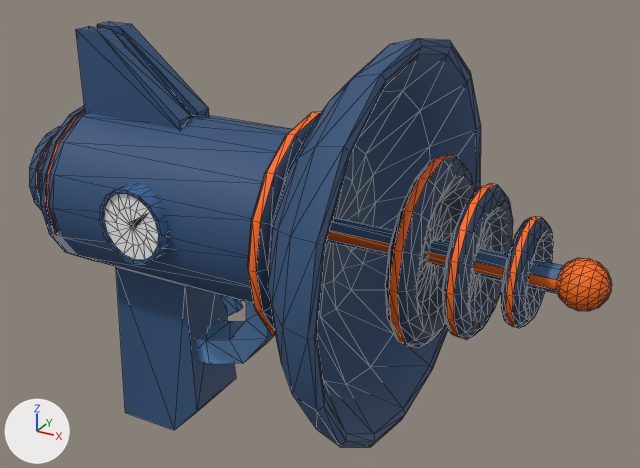
The glTF model sets/ray-gun/gltf-exports/rayGun.glb, before and after one commit.
Camera for both pictures: a 50 mm lens placed at (0.33, -0.515, 0.454), pointed at (0.039, 0.015, 0.189). Lighting does not change. The marker at lower left points along +X, +Y and +Z. Mesh edges are drawn as thin lines. Vertices at the same position are counted once.
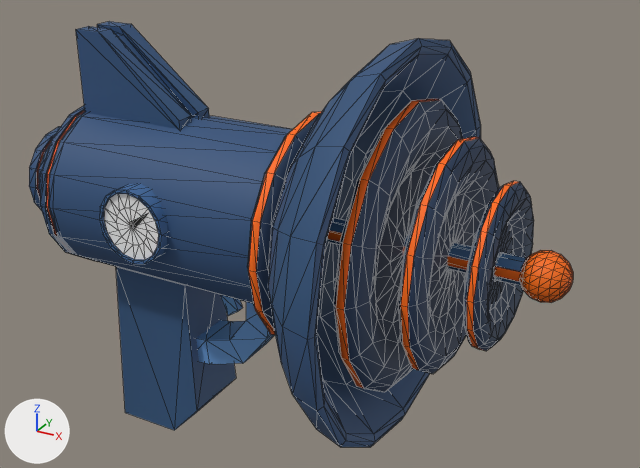
Location of each change, (x1, y1, x2, y2) in pixels of the pictures (640 x 468 px; the box of a moved part takes in the faces that stretch with it):
'Circle', reshaped (7% narrower): before (29, 21, 612, 447); after (29, 21, 573, 447)
part 1 of me_circle, moved or reshaped: before (385, 155, 475, 348); after (333, 99, 463, 392)
part 2 of me_circle, moved or reshaped: before (442, 184, 513, 339); after (398, 137, 499, 374)
part 3 of me_circle, moved or reshaped: before (501, 216, 553, 328); after (464, 181, 534, 351)
part 4 of me_circle, moved or reshaped: before (328, 218, 564, 294); after (328, 218, 527, 285)
part 5 of me_circle, moved or reshaped: before (557, 258, 612, 311); after (520, 250, 573, 303)

The change, as a list of edits to the scene's bpy script:
```text
Change me_circle:
    where me_circle.from_pydata(...)  # 1609 vertices, 3001 faces; spans x -0.203..0.248, y -0.142..0.142, z -0.137..0.206
    used by ob_circle; location = (0.0037, -0.0003, 0.1381)
    me_circle part 1: the loose piece of 208 vertices spanning x 0.122..0.142, y -0.066..0.066, z -0.002..0.13 is scaled about its middle by (1, 1.54, 1.54), then moved by (-0.018, 0.0, 0.0)
    me_circle part 2: the loose piece of 208 vertices spanning x 0.155..0.172, y -0.052..0.052, z 0.012..0.116 is scaled about its middle by (1, 1.54, 1.54), then moved by (-0.018, 0.0, 0.0)
    me_circle part 3: the loose piece of 208 vertices spanning x 0.189..0.204, y -0.036..0.037, z 0.027..0.1 is scaled about its middle by (1, 1.54, 1.54), then moved by (-0.018, 0.0, 0.0)
    me_circle part 4: the loose piece of 25 vertices spanning x 0.038..0.219, y -0.008..0.009, z 0.055..0.072 is scaled about its middle by (0.869, 1, 1), then moved by (-0.012, 0.0, 0.0)
    me_circle part 5: the loose piece of 114 vertices spanning x 0.214..0.248, y -0.017..0.017, z 0.047..0.081 is moved by (-0.024, 0.0, 0.0)
```
